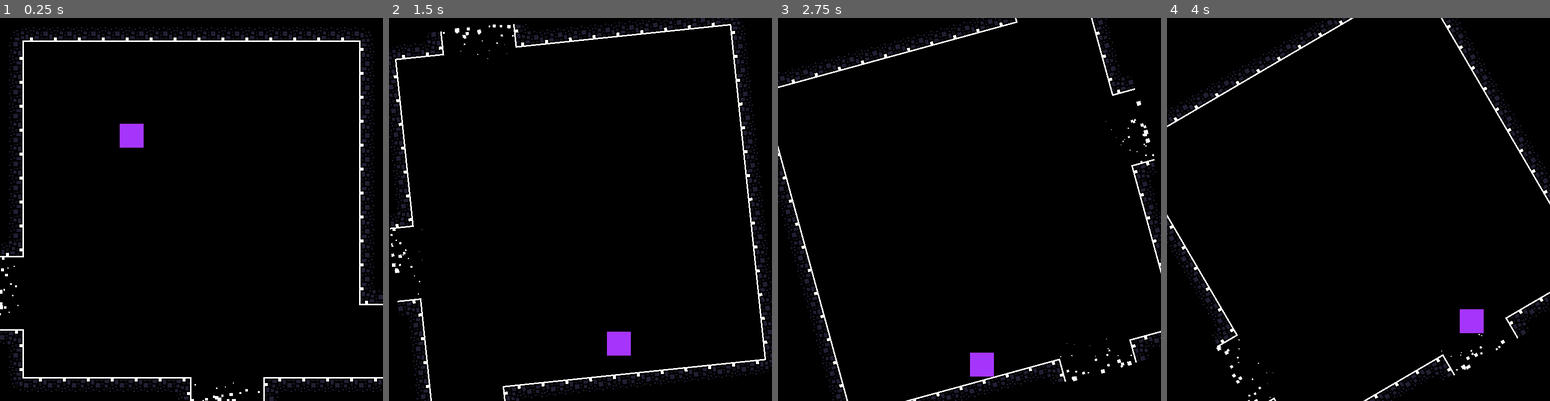
Above: before the commit, frames 1-4 (left to right).
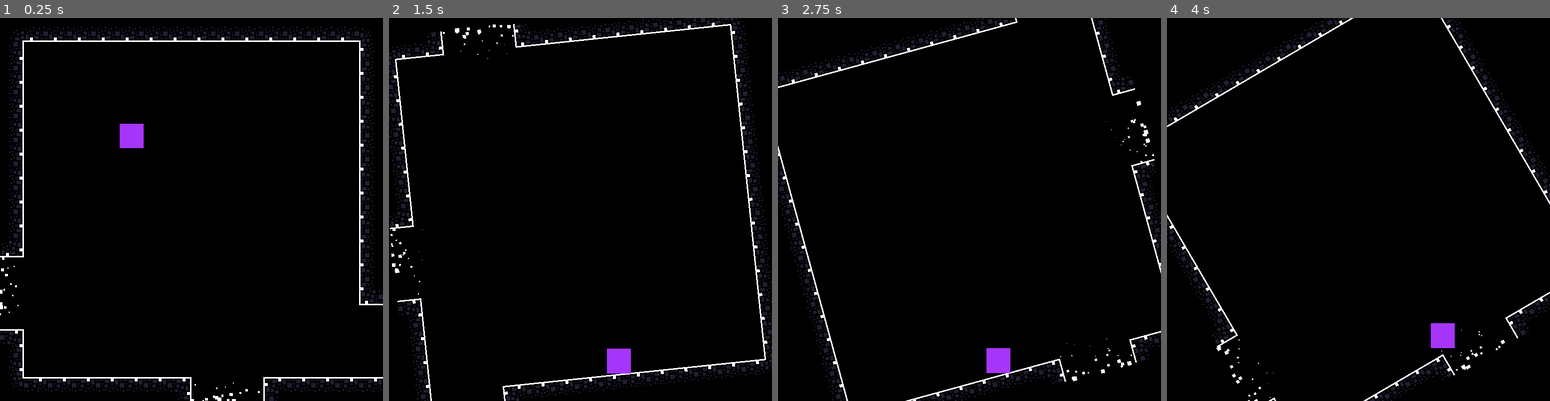
Above: after the commit, the same moments.

Repository: Diogoamorim27/Rubix-Truth
Game: Godot game, scene res://Scenes/Rooms/TemplateSala.tscn
Two runs of this game, one before a commit and one after it. Both use one fixed random seed, a clock stepped at 60 frames per second and the inputs below.
Inputs:
- Up to frame 1 (0.25 s): no input
- Up to frame 2 (1.5 s): tap Enter (ui_accept) at 0.5, 1.35 s; hold Enter (ui_accept) 0.53-1.28 s; hold Right (ui_right) from 0.53 s (still down); tap E (e) at 0.6 s
- Up to frame 3 (2.75 s): tap Enter (ui_accept) at 1.52, 1.82 s; tap E (e) at 1.55, 2.1 s; release Right (ui_right) at 2.03 s; hold Left (ui_left) from 2.03 s (still down); hold Enter (ui_accept) from 2.03 s (still down)
- Up to frame 4 (4 s): release Left (ui_left) at 2.78 s; release Enter (ui_accept) at 2.78 s; hold Right (ui_right) from 2.78 s (still down); tap Q (q) at 2.85 s; tap Enter (ui_accept) at 3.02, 3.32 s; tap E (e) at 3.05, 3.6 s; hold Enter (ui_accept) from 3.53 s (still down)

The runs differ from the first frame. In frame 1, less than 0.1% of the frame differs, in the area x 31-38%, y 33-34%; in frame 2, 0.6%; in frame 3, 0.6%; in frame 4, 0.8%, in the area x 68-83%, y 76-87%.
Error in both runs: Trying to assign value of type 'Node2D' to a variable of type 'Area2D'. (res://Scenes/Rooms/Room.gd:24)

Commit message:
fixed player jump (floor detection)

Diff:
--- /dev/null
+++ b/Scenes/Player/Player.gd
@@ -0,0 +1,17 @@
+extends KinematicBody2D
+
+# Declare member variables here. Examples:
+# var a = 2
+# var b = "text"
+onready var raycast : = $RayCast2D
+# Called when the node enters the scene tree for the first time.
+func _ready():
+	pass # Replace with function body.
+
+# Called every frame. 'delta' is the elapsed time since the previous frame.
+func can_jump():
+	if raycast.is_colliding():
+		print("im colliding")
+		print(raycast.get_collider())
+		return true
+##	pass
--- a/Scenes/Player/Player.tscn
+++ b/Scenes/Player/Player.tscn
@@ -1,18 +1,26 @@
-[gd_scene load_steps=3 format=2]
+[gd_scene load_steps=4 format=2]
 
-[ext_resource path="res://Assets/purple.png" type="Texture" id=1]
+[ext_resource path="res://Scenes/Player/Player.gd" type="Script" id=1]
+[ext_resource path="res://Assets/purple.png" type="Texture" id=2]
 
 [sub_resource type="RectangleShape2D" id=1]
 extents = Vector2( 8, 8 )
 
 [node name="Player" type="KinematicBody2D"]
 position = Vector2( 88, 72 )
+script = ExtResource( 1 )
 __meta__ = {
 "_edit_group_": true
 }
 
 [node name="Sprite" type="Sprite" parent="."]
-texture = ExtResource( 1 )
+position = Vector2( 0, 0.306282 )
+scale = Vector2( 1, 1.03829 )
+texture = ExtResource( 2 )
 
 [node name="CollisionShape2D" type="CollisionShape2D" parent="."]
 shape = SubResource( 1 )
+
+[node name="RayCast2D" type="RayCast2D" parent="."]
+enabled = true
+cast_to = Vector2( 0, 9 )
--- a/Scenes/Prefabs/PortalParticles.tres
+++ b/Scenes/Prefabs/PortalParticles.tres
@@ -1,23 +1,26 @@
-[gd_resource type="ParticlesMaterial" load_steps=4 format=2]
+[gd_resource type="ParticlesMaterial" load_steps=5 format=2]
+
+[sub_resource type="Curve" id=1]
+_data = [ Vector2( 0, 1 ), 0.0, 0.0, 0, 0, Vector2( 1, 0 ), 0.0, 0.0, 0, 0 ]
+
+[sub_resource type="CurveTexture" id=2]
+curve = SubResource( 1 )
 
 [sub_resource type="Curve" id=3]
-_data = [ Vector2( 0, 1 ), 0.0, 0.0, 0, 0, Vector2( 1, 0 ), 0.0, 0.0, 0, 0 ]
+_data = [ Vector2( 0, 1 ), 0.0, 0.0, 0, 0, Vector2( 1, 1 ), 0.0, 0.0, 0, 0 ]
 
 [sub_resource type="CurveTexture" id=4]
 curve = SubResource( 3 )
 
-[sub_resource type="CurveTexture" id=2]
-
 [resource]
-trail_size_modifier = SubResource( 2 )
+trail_size_modifier = SubResource( 4 )
 emission_shape = 2
 emission_box_extents = Vector3( 24, 0, 1 )
 flag_disable_z = true
 spread = 0.0
 gravity = Vector3( 0, -9, 0 )
-angular_velocity = 0.0
 orbit_velocity = 0.0
 orbit_velocity_random = 0.0
 scale = 3.0
 scale_random = 1.0
-scale_curve = SubResource( 4 )
+scale_curve = SubResource( 2 )
--- a/Scenes/Rooms/Room.gd
+++ b/Scenes/Rooms/Room.gd
@@ -25,23 +25,30 @@
 			has_portals = true
 	player.global_position = PlayerVariables.new_player_position
 	movement = PlayerVariables.movement
+
 	pass # Replace with function body.
 
 # Called every frame. 'delta' is the elapsed time since the previous frame.
 func _process(delta):
 	## DEBUG ##
 
-	print(player.position)
+
+
+	## SO THAT IS_ON_FLOOR WORKS ALWAYS ##
+
 
 
 	## CHARACTER MOVEMENT ##
 	var input = _directional_input()
 
-	if player.is_on_floor() and Input.is_action_just_pressed("ui_accept"):
-		print("pulei")
-		movement.y = PlayerVariables.JUMP
+
+	if player.can_jump():
+		movement.y = 0
+		if Input.is_action_pressed("ui_accept"):
+			movement.y = PlayerVariables.JUMP
 	else:
 		movement.y += PlayerVariables.GRAVITY * delta
+
 
 	var temp_movement = movement
 	temp_movement.y = 0
@@ -52,6 +59,8 @@
 		acceleration = PlayerVariables.ACCEL
 	else:
 		acceleration = PlayerVariables.DEACCEL
+
+
 
 	temp_movement = lerp(temp_movement, Vector2(target, 0), acceleration*delta)
 	movement.x = temp_movement.x
--- a/Scenes/Rooms/TemplateSala.tscn
+++ b/Scenes/Rooms/TemplateSala.tscn
@@ -99,3 +99,5 @@
 [connection signal="body_entered" from="TileMap/Gate" to="." method="_on_Gate_body_entered"]
 
 [editable path="TileMap/Portals"]
+
+[editable path="Player"]
